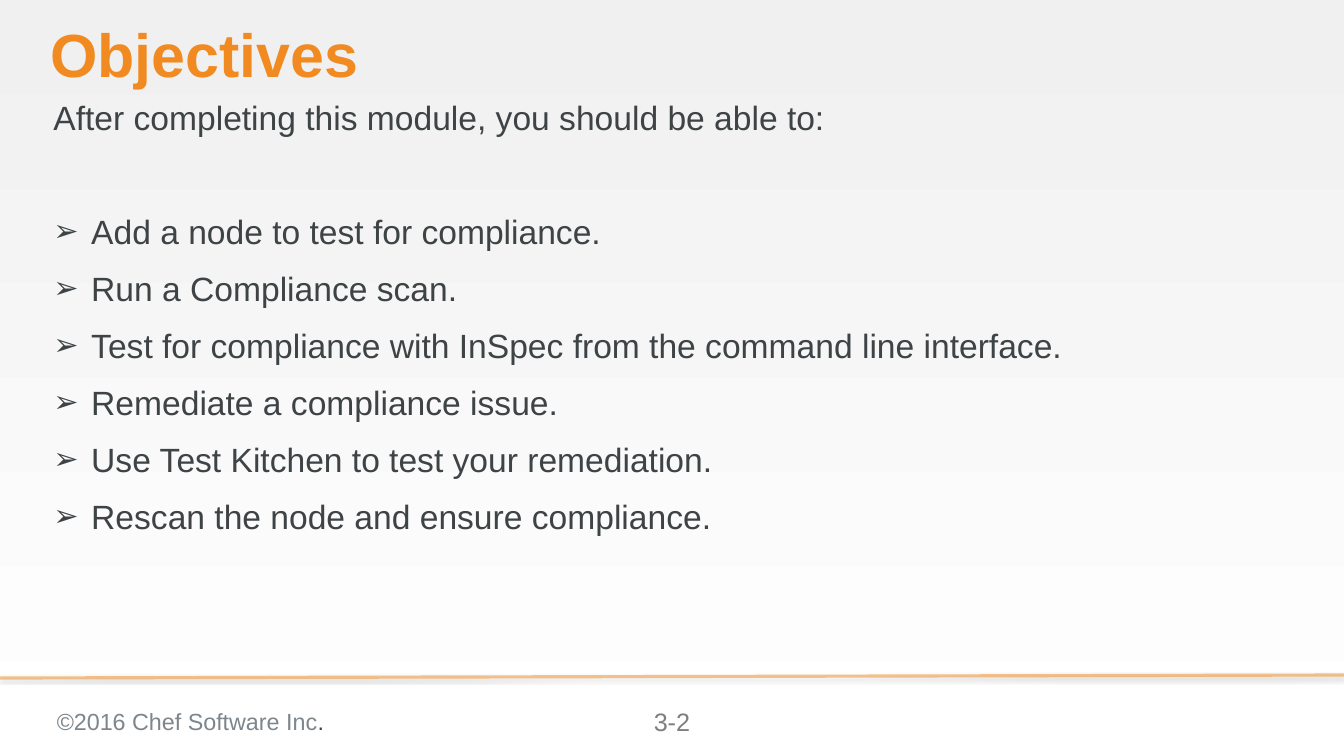
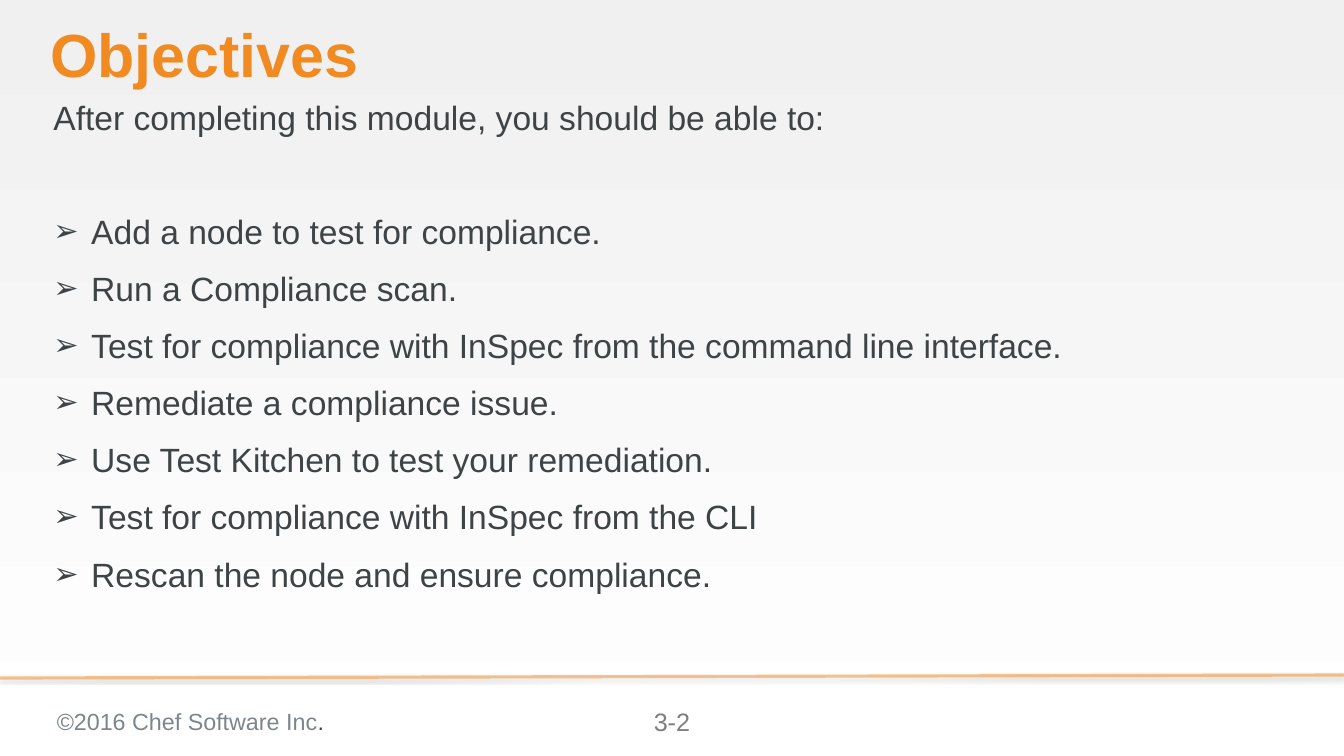
Before and after one commit to bchamby/chef-compliance-installation-configuration-operation, a slide deck: slide 2 of 03-initial-configuration-scans.pptx. Drawn at 1344x756 pixels with LibreOffice and Linux fonts; fonts in the diff are those of the drawing; background and template pictures are left out. Boxes give left, top, right and bottom in pixels: in the first picture for what was removed or moved away, otherwise in the second. Text is boxed around its words. In the diff, an @@ line names an element or a change of style, - is before the commit and + after.

Commit message:
create Adding Nodes in Bulk via API slide corrected a handlful of typos found during the Beta class

```diff
--- a/03-initial-configuration-scans.pptx
+++ b/03-initial-configuration-scans.pptx
@@ text at [91,504,757,536]: paragraph added @@
+➢ Test for compliance with InSpec from the CLI
```
Also in this commit, not shown: 10 other slides changed, 1 slide added.
